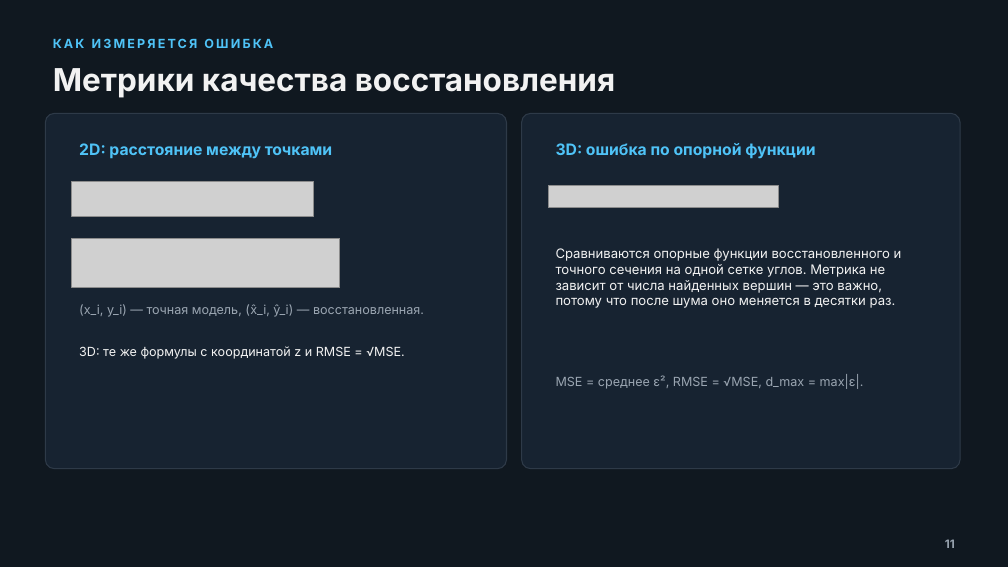
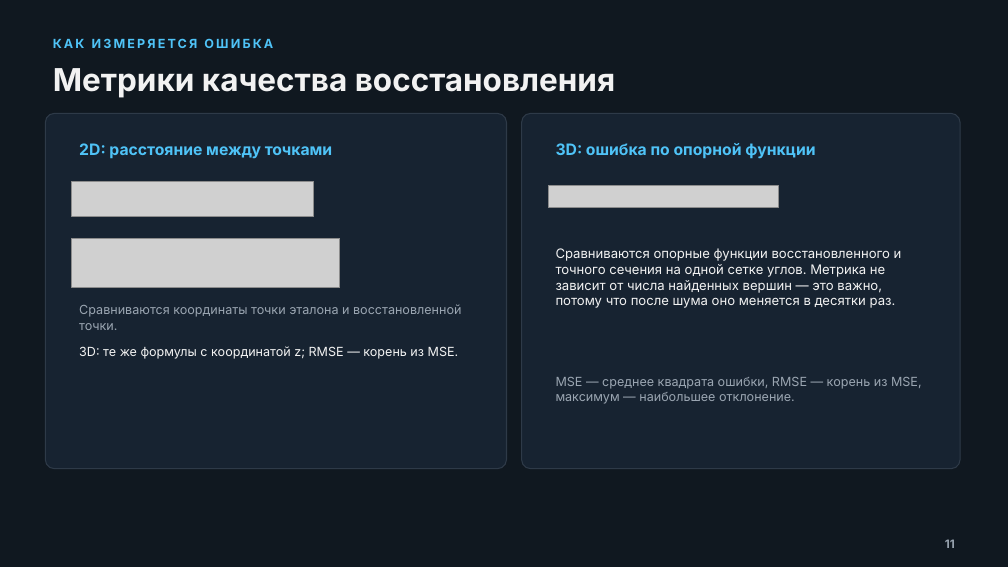
Before and after one commit to AlexQuasarStudio/Ogranka, a slide deck: slide 11 of point-cloud-3d-recovery.pptx. Drawn at 1008x567 pixels with LibreOffice and Linux fonts; fonts in the diff are those of the drawing; grey boxes stand for pictures. Boxes give left, top, right and bottom in pixels: in the first picture for what was removed or moved away, otherwise in the second. Text is boxed around its words. In the diff, an @@ line names an element or a change of style, - is before the commit and + after.

Commit message:
Презентация: LaTeX-формулы и подстрочные индексы

```diff
--- a/point-cloud-3d-recovery.pptx
+++ b/point-cloud-3d-recovery.pptx
@@ text at (79,304,461,330): text changed @@
-(x_i, y_i) — точная модель, (x̂_i, ŷ_i) — восстановленная.
+Сравниваются координаты точки эталона и восстановленной точки.
@@ text at (79,346,459,359): text changed @@
-3D: те же формулы с координатой z и RMSE = √MSE.
+3D: те же формулы с координатой z; RMSE — корень из MSE.
@@ text at (556,377,922,404): text changed @@
-MSE = среднее ε², RMSE = √MSE, d_max = max|ε|.
+MSE — среднее квадрата ошибки, RMSE — корень из MSE, максимум — наибольшее отклонение.
```
Also in this commit, not shown: 14 other slides changed, 1 other file.
